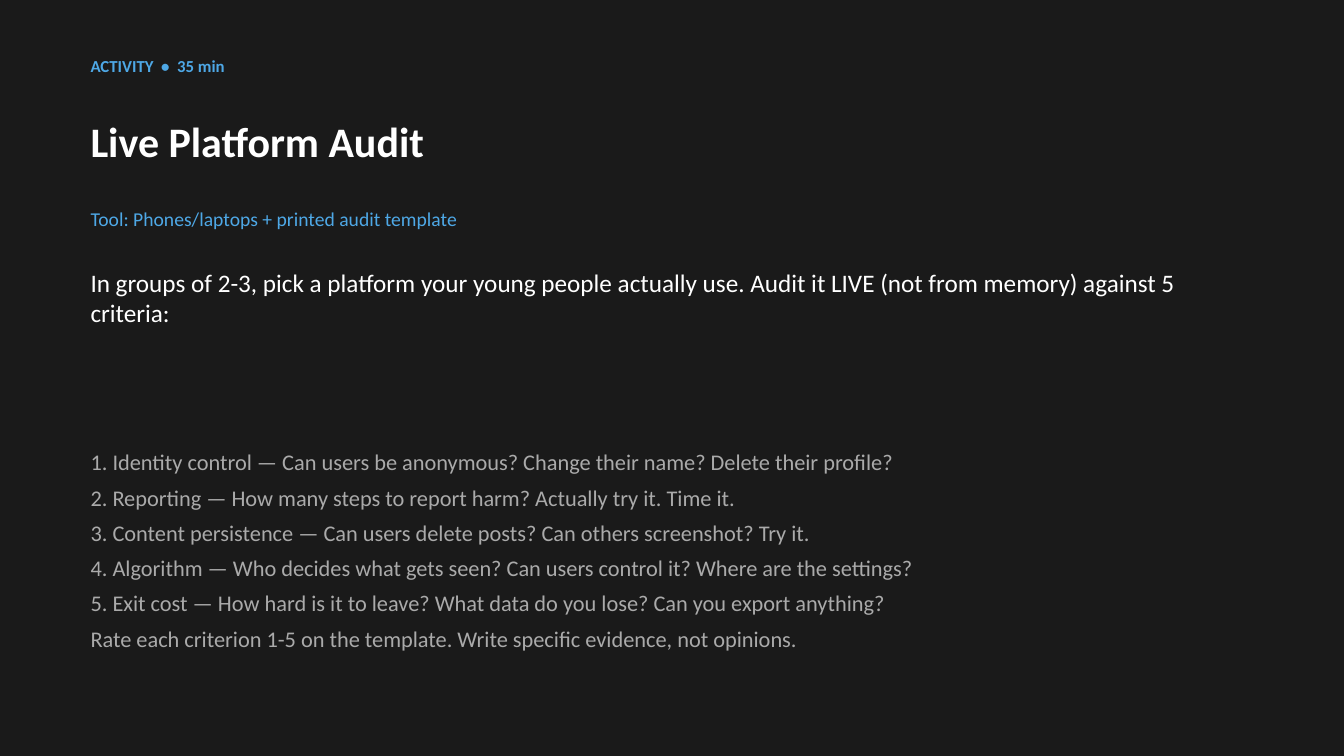
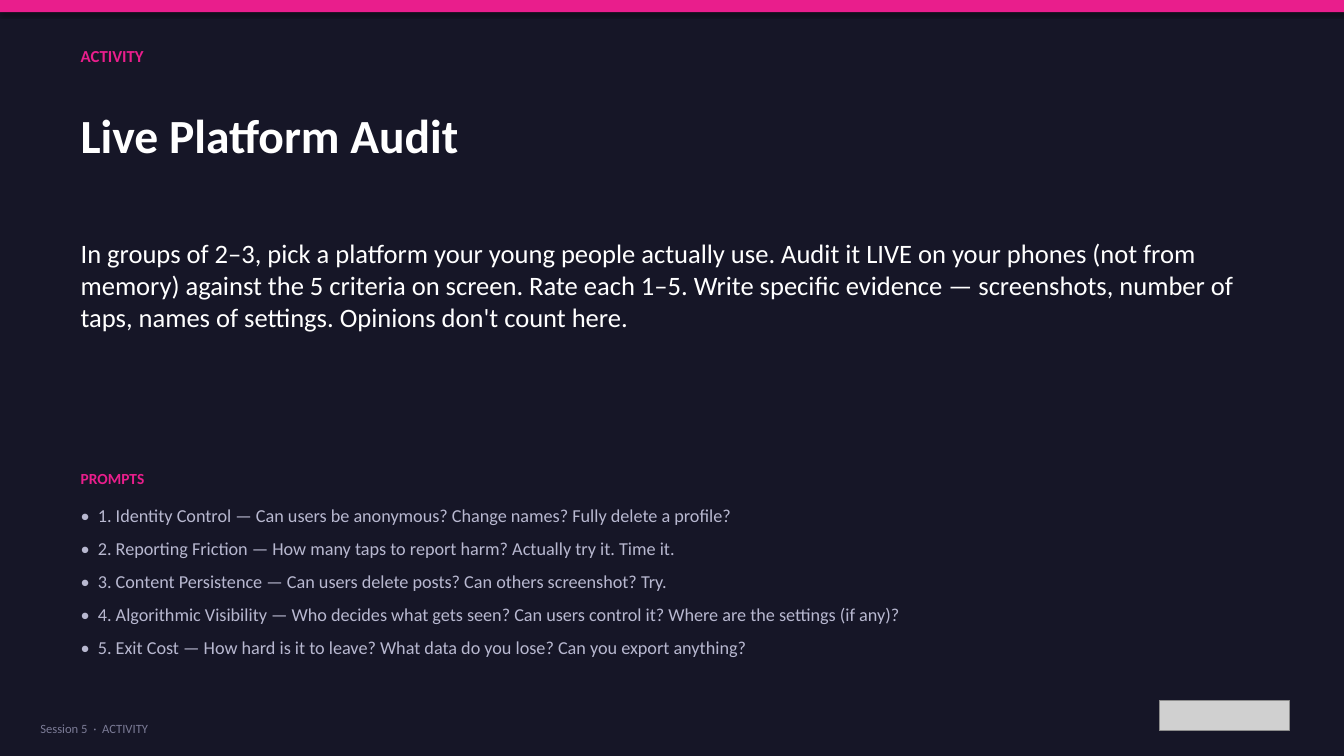
Before and after one commit to bh1ff/cpd-v2, a slide deck: slide 10 of assets/downloads/Session-5-Where-Are-Young-People-Online.pptx (slide 5 before the commit). Drawn at 1344x756 pixels with LibreOffice and Linux fonts; fonts in the diff are those of the drawing; grey boxes stand for pictures. Boxes give left, top, right and bottom in pixels: in the first picture for what was removed or moved away, otherwise in the second. Text is boxed around its words. In the diff, an @@ line names an element or a change of style, - is before the commit and + after.

```diff
--- a/assets/downloads/Session-5-Where-Are-Young-People-Online.pptx
+++ b/assets/downloads/Session-5-Where-Are-Young-People-Online.pptx
@@ background #1A1A1A to #161627 @@
@@ rectangle added at box(0, 0, 1344, 12), fill #E91E8C @@
@@ text at box(81, 51, 144, 62): text changed; text colour #4EA8E6 to #E91E8C @@
-ACTIVITY • 35 min
+ACTIVITY
@@ text "Live Platform Audit": place and size @@
-text "Live Platform Audit" at box(91, 127, 424, 158)
+text "Live Platform Audit" at box(81, 119, 458, 154)
@@ text "Live Platform Audit" at box(81, 119, 458, 154): size 30 to 34 pt @@
@@ text removed at box(91, 212, 457, 229) @@
-Tool: Phones/laptops + printed audit template
@@ text at box(81, 244, 1233, 332): text changed; size 18 to 19 pt @@
-In groups of 2-3, pick a platform your young people actually use. Audit it LIVE (not from memory) against 5 criteria:
+In groups of 2–3, pick a platform your young people actually use. Audit it LIVE on your phones (not from memory) against the 5 criteria on screen. Rate each 1–5. Write specific evidence — screenshots, number of taps, names of settings. Opinions don't count here.
@@ text added at box(81, 474, 145, 484), 11 pt, text #E91E8C, bold @@
+PROMPTS
@@ text at box(98, 509, 899, 657): text changed; size 16 to 13 pt; text colour #AAAAAA to #B8B8D0 @@
-1. Identity control — Can users be anonymous? Change their name? Delete their profile?
-2. Reporting — How many steps to report harm? Actually try it. Time it.
-3. Content persistence — Can users delete posts? Can others screenshot? Try it.
-4. Algorithm — Who decides what gets seen? Can users control it? Where are the settings?
-5. Exit cost — How hard is it to leave? What data do you lose? Can you export anything?
-Rate each criterion 1-5 on the template. Write specific evidence, not opinions.
+• 1. Identity Control — Can users be anonymous? Change names? Fully delete a profile?
+• 2. Reporting Friction — How many taps to report harm? Actually try it. Time it.
+• 3. Content Persistence — Can users delete posts? Can others screenshot? Try.
+• 4. Algorithmic Visibility — Who decides what gets seen? Can users control it? Where are the settings (if any)?
+• 5. Exit Cost — How hard is it to leave? What data do you lose? Can you export anything?
@@ picture added at box(1159, 701, 1290, 731) @@
@@ text added at box(40, 724, 148, 733), 9 pt, text #7B7B96 @@
+Session 5 · ACTIVITY
```
Also in this commit, not shown: 6 other slides changed, 25 slides added, 9 slides removed, 5 other files.
